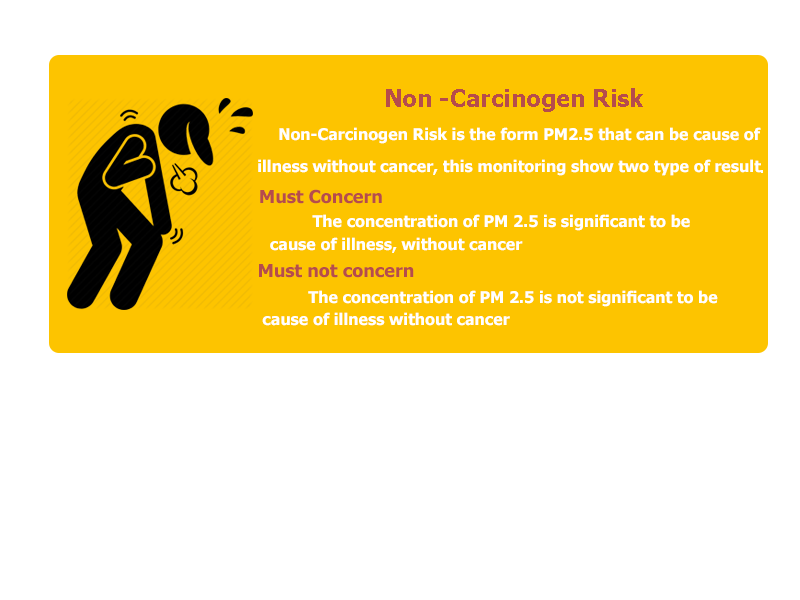
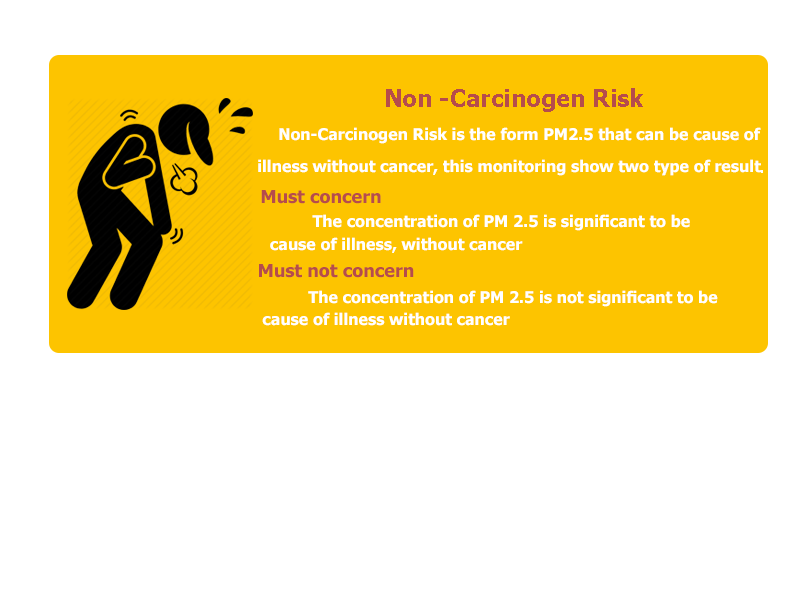
Before/after of a w=800, h=600 layered artwork. What changed in the layer stack:
renamed "Must Concern" to "Must concern", painted on it over left=260, top=189, right=382, bottom=204
